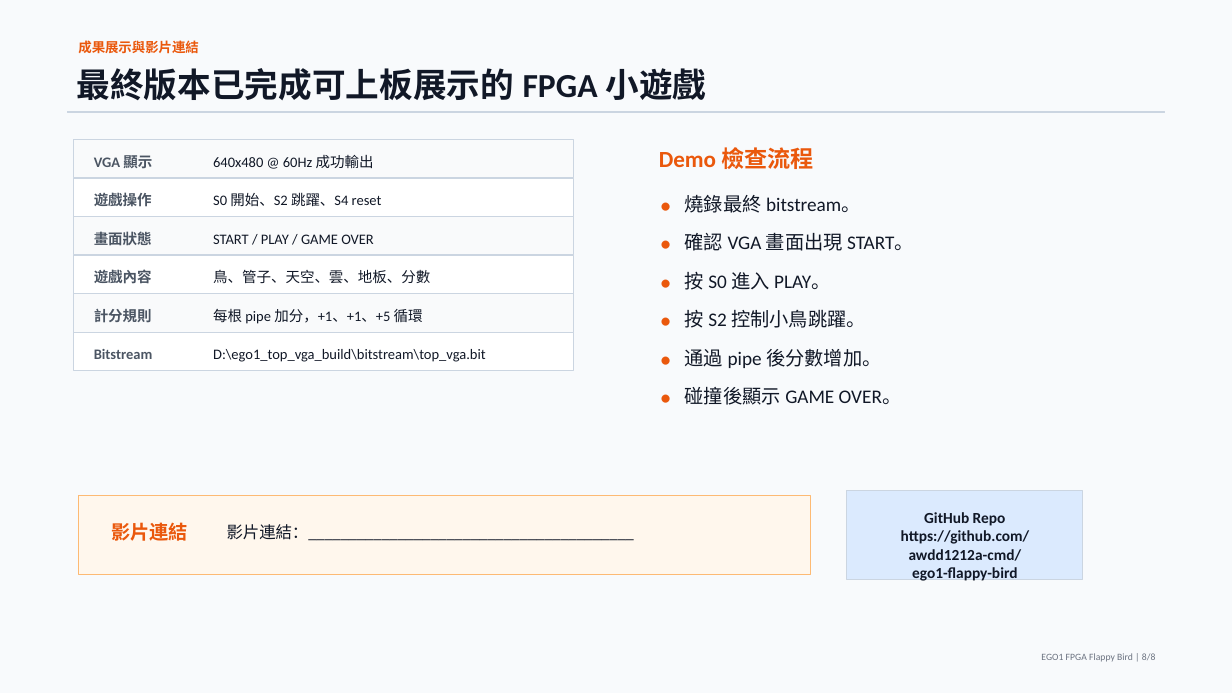
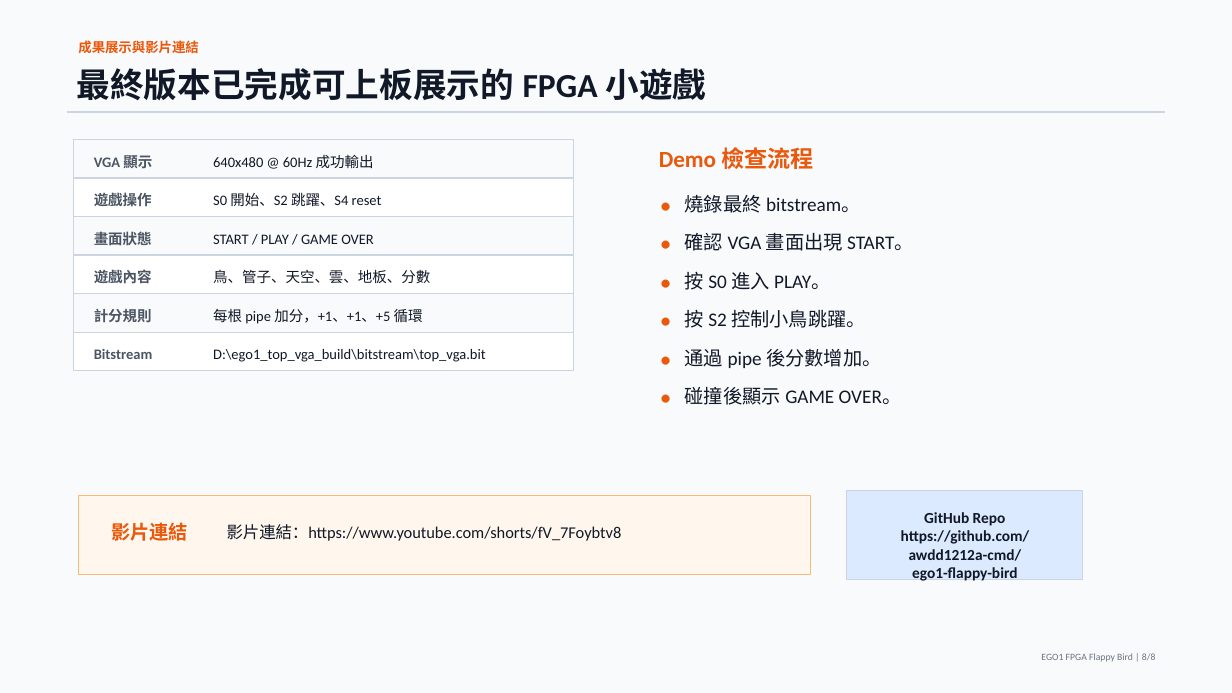
Before and after one commit to awdd1212a-cmd/ego1-flappy-bird, a slide deck: slide 8 of outputs/EGO1_Flappy_Bird_FPGA_8頁書面型PPT報告.pptx. Drawn at 1232x693 pixels with LibreOffice and Linux fonts; fonts in the diff are those of the drawing. Boxes give left, top, right and bottom in pixels: in the first picture for what was removed or moved away, otherwise in the second. Text is boxed around its words. In the diff, an @@ line names an element or a change of style, - is before the commit and + after.

Commit message:
docs: add demo video link

```diff
--- a/outputs/EGO1_Flappy_Bird_FPGA_8頁書面型PPT報告.pptx
+++ b/outputs/EGO1_Flappy_Bird_FPGA_8頁書面型PPT報告.pptx
@@ text at (x1=227, y1=524, x2=622, y2=541): text changed @@
-影片連結：________________________________________
+影片連結：https://www.youtube.com/shorts/fV_7Foybtv8
```
